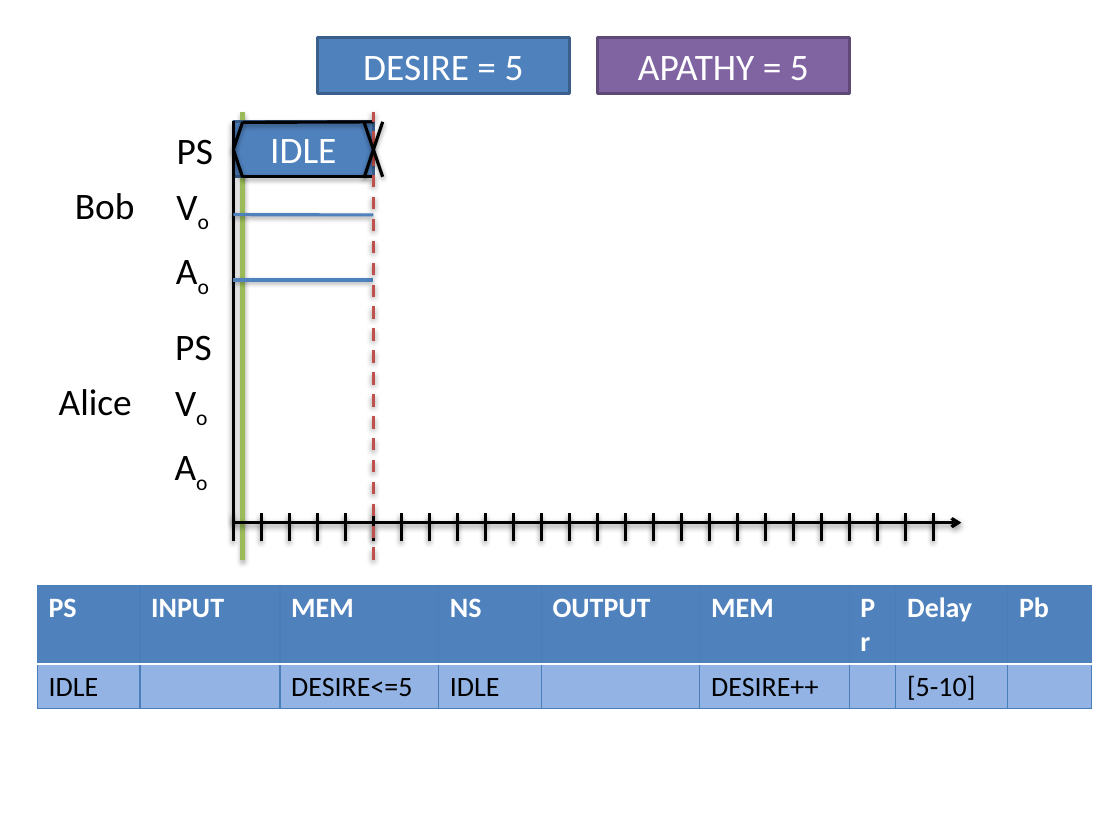
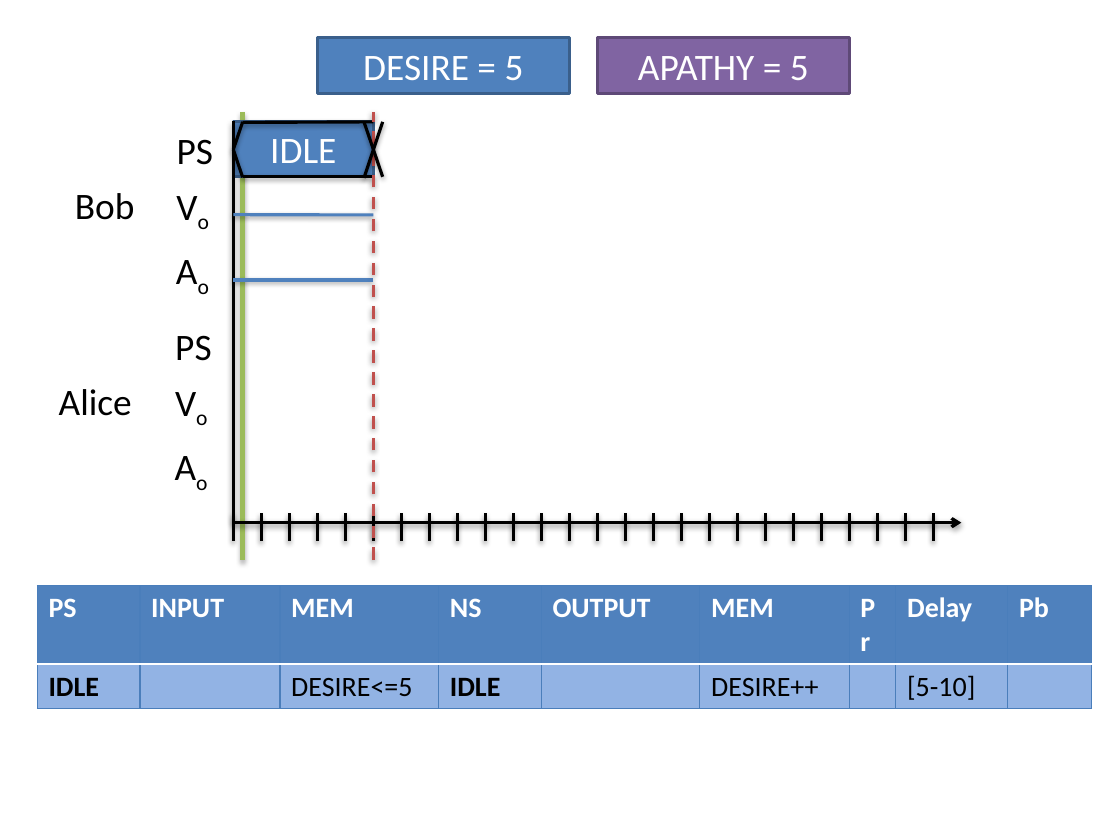
Before and after one commit to ericmercer/workload, a slide deck: slide 10 of publications_and_presentations/FVHMS-2014.pptx. Drawn at 1120x840 pixels with LibreOffice and Linux fonts; fonts in the diff are those of the drawing; background and template pictures are left out. Boxes give left, top, right and bottom in pixels: in the first picture for what was removed or moved away, otherwise in the second. Text is boxed around its words. In the diff, an @@ line names an element or a change of style, - is before the commit and + after.

```diff
--- a/publications_and_presentations/FVHMS-2014.pptx
+++ b/publications_and_presentations/FVHMS-2014.pptx
@@ table at box(37, 586, 1093, 704) @@
@@ bold on in "IDLE", "IDLE" @@
```
Also in this commit, not shown: 18 other slides changed, 6 slides added, 9 slides removed.
